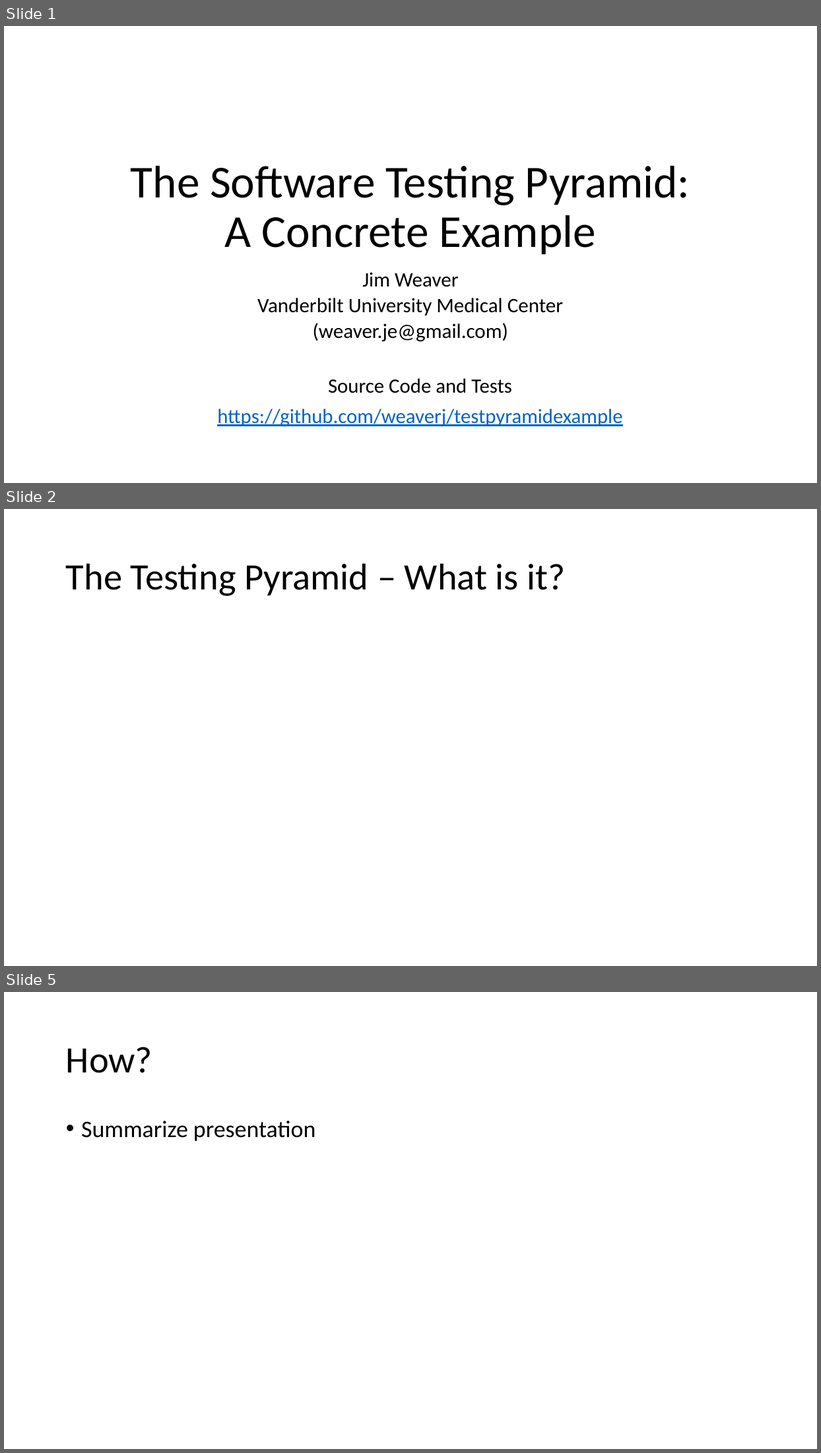
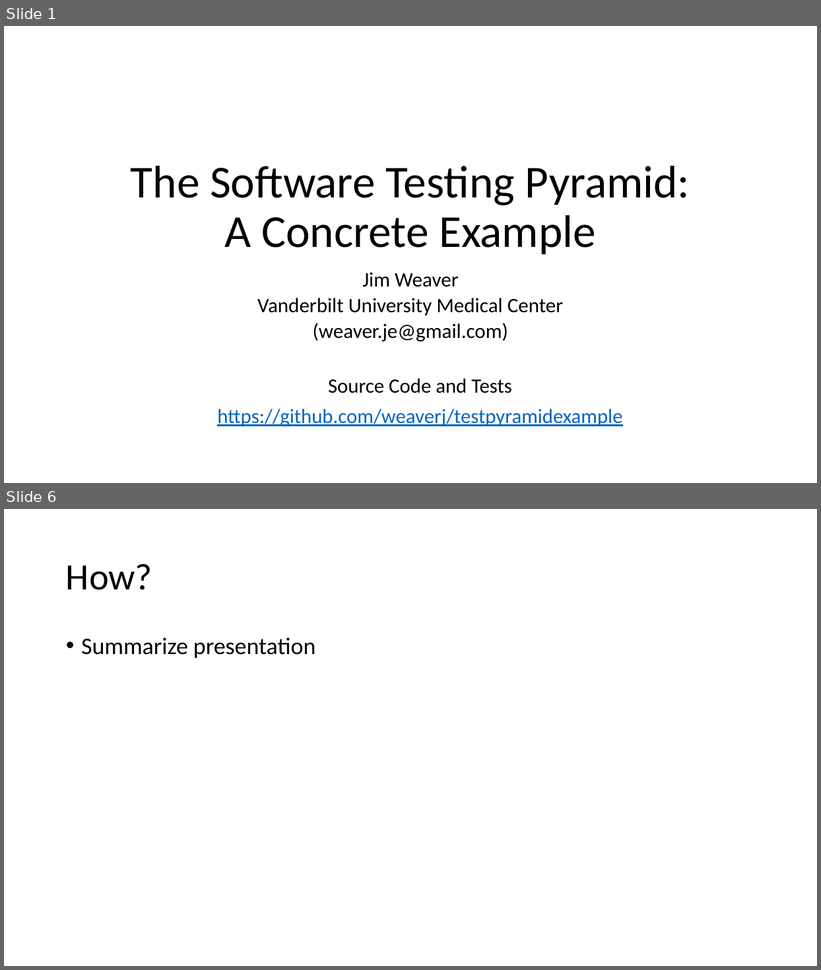
Before and after one commit to weaverj/testpyramidexample, a slide deck: Test Pyramid Presentation.pptx. Shown one above the other, each under a label of ours: slides 1, 2 and 5 before the commit, slides 1 and 6 after it; the slides between them are not shown. The pictures are 821x1453 and 821x970 pixels, drawn with LibreOffice and Linux fonts; fonts in the diff are those of the drawing; background and template pictures are left out. Boxes give left, top, right and bottom in pixels: in the first picture for what was removed or moved away, otherwise in the second. Text is boxed around its words. In the diff, an @@ line names an element or a change of style, - is before the commit and + after.

```diff
--- a/Test Pyramid Presentation.pptx
+++ b/Test Pyramid Presentation.pptx
@@ slide 2 removed at <box>4,509,817,966</box>, background #FFFFFF @@
@@ title removed at <box>66,563,566,596</box> @@
-The Testing Pyramid – What is it?
@@ what was slide 5 is now slide 6 @@
```
Also in this commit, not shown: 1 slide changed, 3 slides added, 1 other slide removed.
